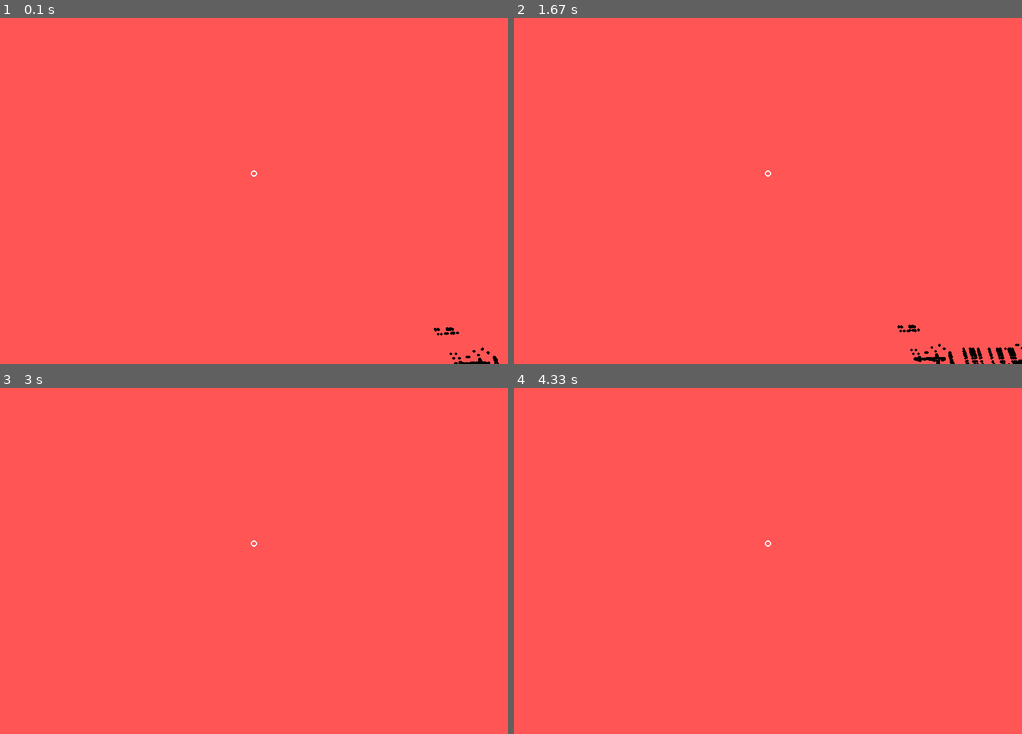
Above: before the commit, frames 1-4 (two rows, left to right).
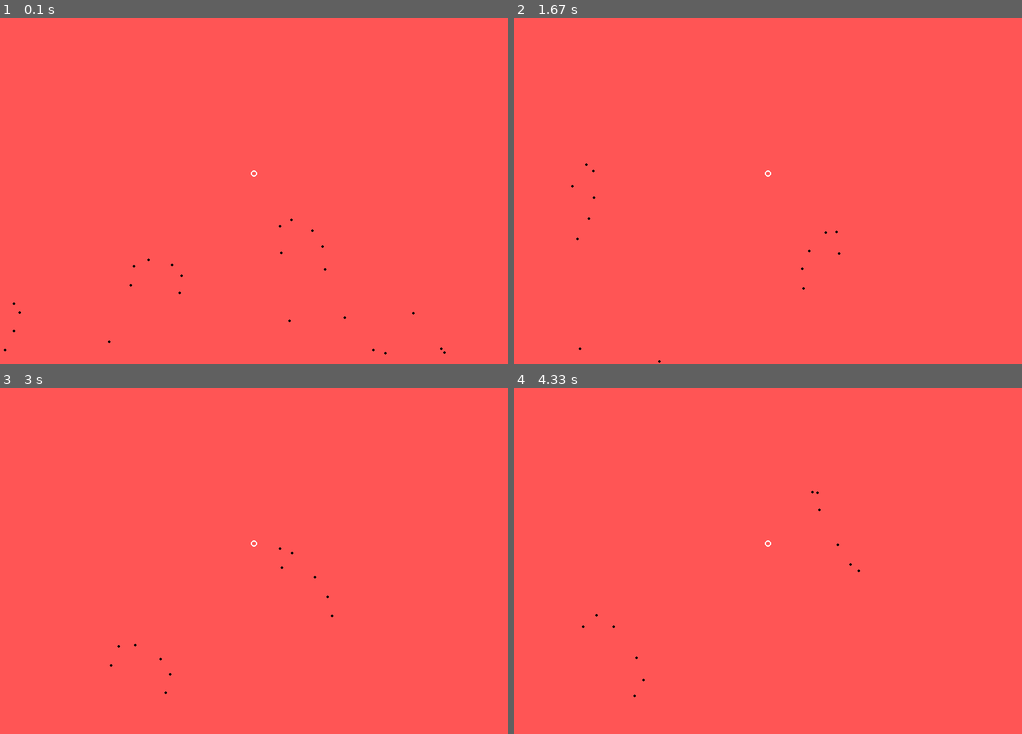
Above: after the commit, the same moments.

Repository: vitor-n/pygame-3D-graphics
Game: pygame game, started from main.py
Two runs of this game, one before a commit and one after it. Both use one fixed random seed, a clock stepped at 60 frames per second and the inputs below.
Inputs (mouse positions are in pixels of both pictures, inside the frame that each line leads up to):
- Up to frame 1 (0.1 s): no input
- Up to frame 2 (1.67 s): hold Right 0.33-0.8 s; move the mouse to (747, 191) at 0.37 s; hold Up 0.83-1.13 s; move the mouse to (930, 163) at 0.87 s; hold Right 1.17-1.63 s; move the mouse to (646, 177) at 1.2 s
- Up to frame 3 (3 s): hold Left 1.67-2.2 s; move the mouse to (96, 484) at 1.7 s; hold Down 2.23-2.53 s; move the mouse to (330, 412) at 2.27 s; hold Left 2.57-2.97 s; move the mouse to (314, 574) at 2.6 s
- Up to frame 4 (4.33 s): hold Up 3-3.37 s; move the mouse to (778, 415) at 3.03 s; hold Right 3.4-4.03 s; move the mouse to (585, 533) at 3.43 s; hold Down from 4.07 s (still down); move the mouse to (773, 585) at 4.1 s

The runs differ from the first frame. In frame 1, 0.2% of the frame differs, in the area x 0-99%, y 57-100%; in frame 2, 0.5%, in the area x 11-100%, y 42-100%; in frame 3, less than 0.1%; in frame 4, less than 0.1%.

Commit message:
Objeto agora rotaciona ao pressionar setas

Diff:
--- a/input_handler.py
+++ b/input_handler.py
@@ -3,6 +3,7 @@
 import numpy as np
 from pygame.locals import *
 from camera import Camera
+from object_3d import Object_3D
 
 def mouse_handler(screen_width, screen_height, angle_x, angle_y):
     """
@@ -20,7 +21,7 @@
 
     return angle_x, angle_y
 
-def keyboard_handler(camera: Camera):
+def keyboard_handler(camera: Camera, object: Object_3D):
     """
     Handles the keyboard inputs of the program.
     Calls the camera methods according to the pressed keys, allowing movement.
@@ -43,10 +44,10 @@
         camera.move_downwards()
 
     if key[K_UP]:
-        camera.angle_x -= 0.001
+        object.angle_x -= radians(1)
     if key[K_DOWN]:
-        camera.angle_x += 0.001
+        object.angle_x += radians(1)
     if key[K_LEFT]:
-        camera.angle_y -= 0.001
+        object.angle_y -= radians(1)
     if key[K_RIGHT]:
-        camera.angle_y += 0.001
+        object.angle_y += radians(1)
--- a/main.py
+++ b/main.py
@@ -21,7 +21,7 @@
 pygame.mouse.set_visible(0)
 
 camera = Camera()
-obj = Object_3D("cessna.obj", (0, 0, 100))
+obj = Object_3D("cessna.obj", (0, 0, 0))
 
 t = 0
 fov = 100
@@ -49,7 +49,7 @@
     camera.angle_x, camera.angle_y = mouse_handler(width, height, camera.angle_x, camera.angle_y)
 
     # Handling keyboard inputs
-    keyboard_handler(camera)
+    keyboard_handler(camera, obj)
 
     screen.fill("#ff5555")
 
--- a/object_3d.py
+++ b/object_3d.py
@@ -1,8 +1,11 @@
 import pygame
 import numpy as np
 from typing import Tuple
+from transforms import *
 class Object_3D:
     def __init__(self, file_path: str, initial_pos: Tuple[int] = (0, 0, 0)):
+
+        self.initial_pos = initial_pos
         file = open(file_path)
         self.vertices = []
         self.faces = []
@@ -12,9 +15,12 @@
                     _, x,y,z = line.split()
                 except:
                     pass
-                x = float(x) + initial_pos[0]
-                y = float(y) + initial_pos[1]
-                z = float(z) + initial_pos[2]
+
+                # A parte comentada faz com que o centro do objeto não esteja na origem de seu espaço!
+
+                x = float(x) #+ initial_pos[0]
+                y = float(y) #+ initial_pos[1]
+                z = float(z) #+ initial_pos[2]
 
                 self.vertices.append([x,y,z,1])
 
@@ -22,8 +28,39 @@
                 _, *indices = line.split()
                 self.faces.append(indices)
 
+        self._angle_x = 0
+        self._angle_y = 0
+        self._angle_z = 0
+
     def draw(self, screen: pygame.Surface, width: int, height: int, view_matrix: np.ndarray):
         relative_vertices = self.vertices @ view_matrix.transpose()
         for vertex in relative_vertices:
             if vertex[0,3] < 0:
                 pygame.draw.circle(screen, "black", (vertex[0,0] / vertex[0,3] + width//2, vertex[0,1]/vertex[0,3] + height//2), 2)
+
+    @property
+    def angle_x(self):
+        return self._angle_x
+
+    @angle_x.setter
+    def angle_x(self, new_angle_x):
+        self.vertices = self.vertices @ rotation_x(new_angle_x - self._angle_x)
+        self._angle_x = new_angle_x
+
+    @property
+    def angle_y(self):
+        return self._angle_y
+
+    @angle_y.setter
+    def angle_y(self, new_angle_y):
+        self.vertices = self.vertices @ rotation_y(new_angle_y - self._angle_y)
+        self._angle_y = new_angle_y
+
+    @property
+    def angle_z(self):
+        return self._angle_z
+
+    @angle_z.setter
+    def angle_z(self, new_angle_z):
+        self.vertices = self.vertices @ rotation_z(new_angle_z - self._angle_z)
+        self._angle_z = new_angle_z
